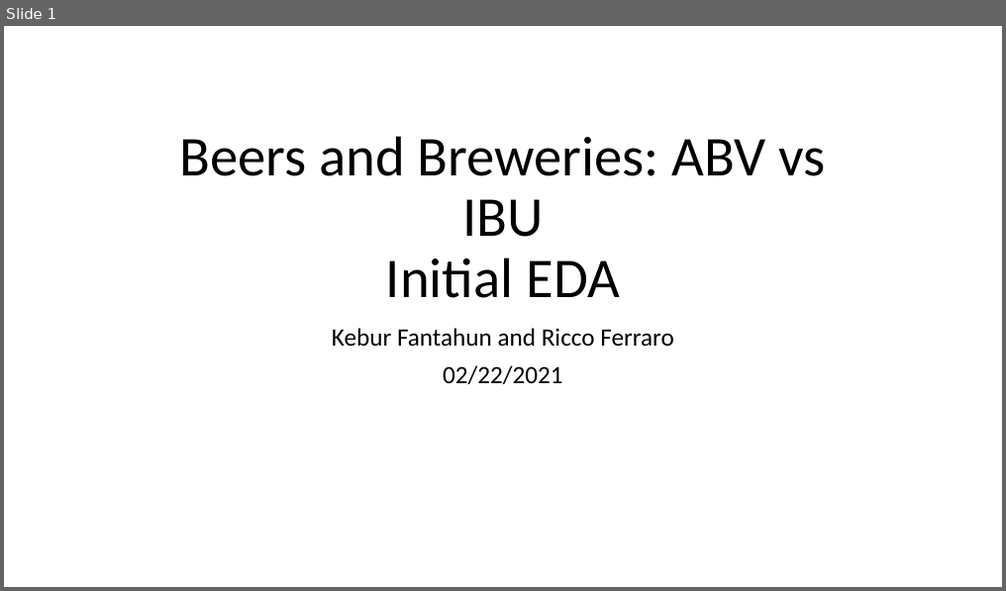
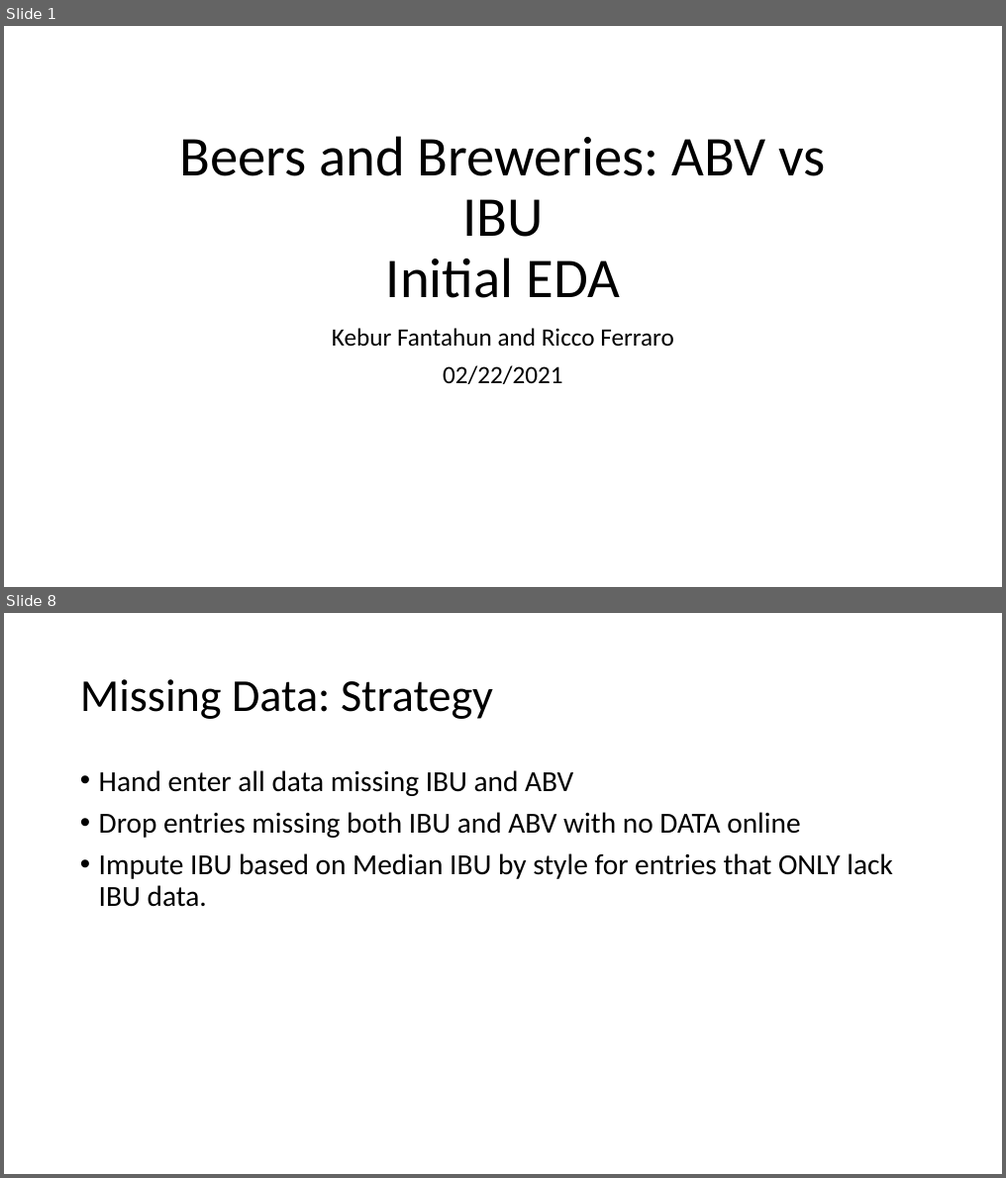
Before and after one commit to RiccoFerraro/dds_case_study_1, a slide deck: Beers_and_Breweries.pptx. Shown one above the other, each under a label of ours: slide 1 before the commit, slides 1 and 8 after it; the slides between them are not shown. The pictures are 1006x591 and 1006x1178 pixels, drawn with LibreOffice and Linux fonts; fonts in the diff are those of the drawing. Boxes give left, top, right and bottom in pixels: in the first picture for what was removed or moved away, otherwise in the second. Text is boxed around its words. In the diff, an @@ line names an element or a change of style, - is before the commit and + after.

```diff
--- a/Beers_and_Breweries.pptx
+++ b/Beers_and_Breweries.pptx
@@ slide 8 added at [4,613,1002,1174], background #FFFFFF @@
@@ title added at [80,679,493,719], 44 pt, text #000000 @@
+Missing Data: Strategy
@@ text added at [99,770,893,907], 28 pt, text #000000 @@
+• Hand enter all data missing IBU and ABV
+• Drop entries missing both IBU and ABV with no DATA online
+• Impute IBU based on Median IBU by style for entries that ONLY lack IBU data.
```
Also in this commit, not shown: 6 slides changed, 12 other slides added, 2 slides removed, 3 other files.
